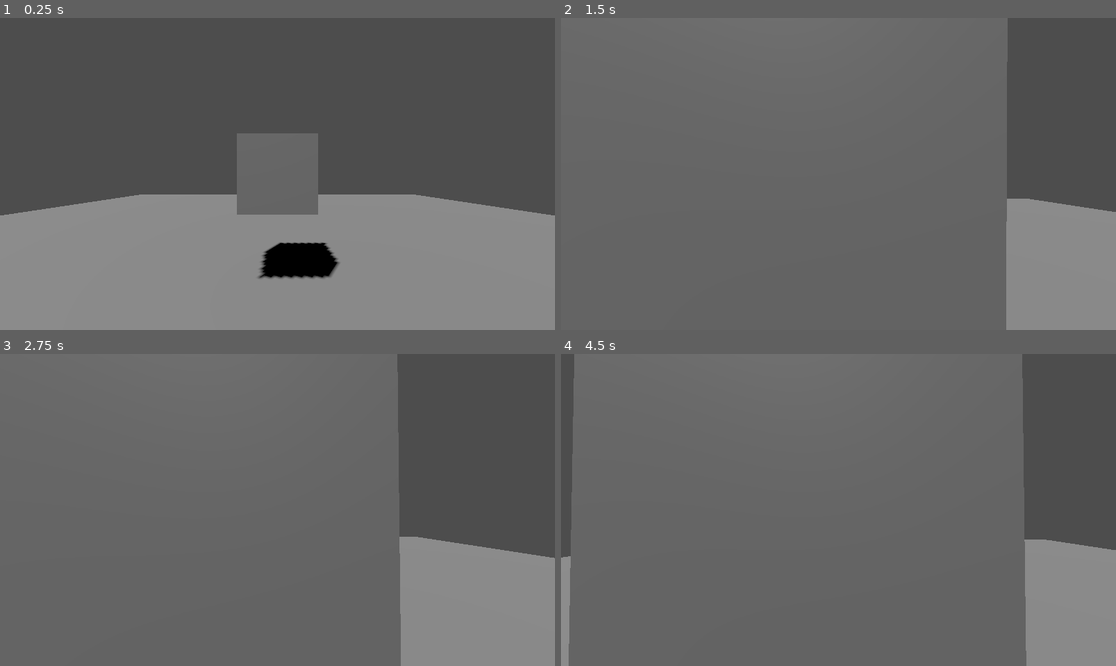
Above: before the commit, frames 1-4 (two rows, left to right).
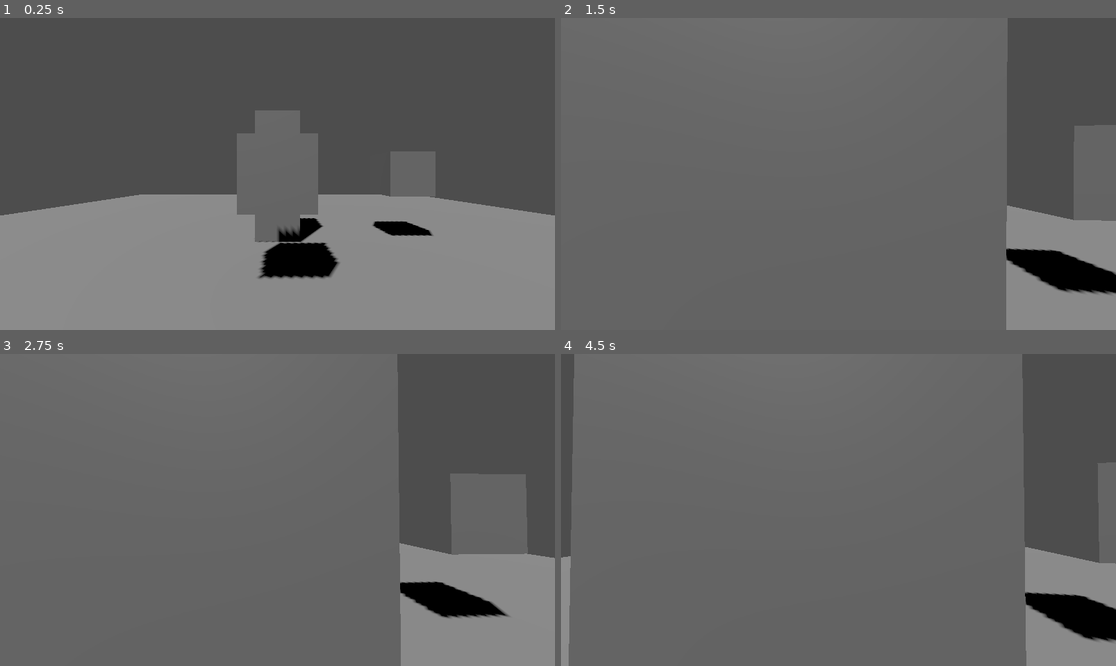
Above: after the commit, the same moments.

Repository: pandaalexlly/project-lumen
Game: Godot game, scene res://scenes/main/main.tscn
Same seed, same stepped clock (60 frames per second), same inputs: the game is played once before the commit and once after it.
Inputs (mouse positions are in pixels of both pictures, inside the frame that each line leads up to):
- Up to frame 1 (0.25 s): no input
- Up to frame 2 (1.5 s): tap Enter at 0.5 s; move the mouse to (866, 174) at 0.52 s; hold E (interact) 0.53-1.28 s; hold W (move_forward) from 0.53 s (still down); click (866, 174) at 0.67 s; tap Space at 1.25 s; move the mouse to (810, 174) at 1.27 s; tap E (interact) at 1.35 s
- Up to frame 3 (2.75 s): keep holding W (move_forward); tap Enter at 2 s; move the mouse to (288, 503) at 2.02 s; hold E (interact) from 2.03 s (still down)
- Up to frame 4 (4.5 s): keep holding W (move_forward); tap Space at 2.75, 4.25 s; move the mouse to (832, 516) at 2.77 s; release E (interact) at 2.78 s; tap E (interact) at 2.85, 4.35 s; click (832, 516) at 2.92 s; tap Enter at 3.5 s; move the mouse to (877, 513) at 3.52 s; hold E (interact) 3.53-4.28 s; move the mouse to (794, 506) at 4.27 s

The runs differ from the first frame. In frame 1, 1.9% of the frame differs, in the area x 45-78%, y 29-72%; in frame 2, 2.5%, in the area x 80-100%, y 57-89%; in frame 3, 1.9%; in frame 4, 2.3%.

Commit message:
feat: add direct observation system

Diff:
--- a/scenes/main/main.tscn
+++ b/scenes/main/main.tscn
@@ -1,7 +1,9 @@
-[gd_scene load_steps=7 format=3]
+[gd_scene load_steps=11 format=3]
 
 [ext_resource type="PackedScene" path="res://scenes/player/player.tscn" id="1_player"]
 [ext_resource type="Script" path="res://tests/manual/interaction_test_object.gd" id="2_interaction_test"]
+[ext_resource type="Script" path="res://scripts/observation/observation_manager.gd" id="3_observation_manager"]
+[ext_resource type="Script" path="res://tests/manual/observation_test_object.gd" id="4_observation_test"]
 
 [sub_resource type="BoxMesh" id="BoxMesh_floor"]
 size = Vector3(20, 0.2, 20)
@@ -12,6 +14,12 @@
 [sub_resource type="BoxMesh" id="BoxMesh_interaction_test"]
 
 [sub_resource type="BoxShape3D" id="BoxShape3D_interaction_test"]
+
+[sub_resource type="BoxMesh" id="BoxMesh_occluder"]
+size = Vector3(1, 3, 1)
+
+[sub_resource type="BoxShape3D" id="BoxShape3D_occluder"]
+size = Vector3(1, 3, 1)
 
 [node name="Main" type="Node3D"]
 
@@ -30,6 +38,10 @@
 [node name="Player" parent="." instance=ExtResource("1_player")]
 position = Vector3(0, 1, 5)
 
+[node name="ObservationManager" type="Node" parent="."]
+script = ExtResource("3_observation_manager")
+primary_camera_path = NodePath("../Player/Head/Camera3D")
+
 [node name="InteractionTestObject" type="Node3D" parent="."]
 position = Vector3(0, 1.6, 2)
 script = ExtResource("2_interaction_test")
@@ -41,3 +53,27 @@
 
 [node name="CollisionShape3D" type="CollisionShape3D" parent="InteractionTestObject/StaticBody3D"]
 shape = SubResource("BoxShape3D_interaction_test")
+
+[node name="ObservationTestObject" type="Node3D" parent="."]
+position = Vector3(3, 1.6, 0)
+script = ExtResource("4_observation_test")
+observation_manager_path = NodePath("../ObservationManager")
+
+[node name="ObservationAnchor" type="Node3D" parent="ObservationTestObject"]
+
+[node name="MeshInstance3D" type="MeshInstance3D" parent="ObservationTestObject"]
+mesh = SubResource("BoxMesh_interaction_test")
+
+[node name="StaticBody3D" type="StaticBody3D" parent="ObservationTestObject"]
+
+[node name="CollisionShape3D" type="CollisionShape3D" parent="ObservationTestObject/StaticBody3D"]
+shape = SubResource("BoxShape3D_interaction_test")
+
+[node name="ObservationOccluder" type="StaticBody3D" parent="."]
+position = Vector3(0, 1.5, 0)
+
+[node name="MeshInstance3D" type="MeshInstance3D" parent="ObservationOccluder"]
+mesh = SubResource("BoxMesh_occluder")
+
+[node name="CollisionShape3D" type="CollisionShape3D" parent="ObservationOccluder"]
+shape = SubResource("BoxShape3D_occluder")
--- /dev/null
+++ b/scripts/observation/observation_manager.gd
@@ -0,0 +1,56 @@
+class_name ObservationManager
+extends Node
+
+@export_node_path("Camera3D") var primary_camera_path: NodePath
+
+@onready var primary_camera: Camera3D = get_node_or_null(primary_camera_path) as Camera3D
+
+var _camera_collision_ancestor: CollisionObject3D
+
+
+func _ready() -> void:
+	_camera_collision_ancestor = _find_camera_collision_ancestor()
+
+
+func is_directly_observed(target_root: Node, observation_anchor: Node3D) -> bool:
+	if not is_instance_valid(primary_camera):
+		return false
+	if not is_instance_valid(target_root) or not is_instance_valid(observation_anchor):
+		return false
+
+	var anchor_position := observation_anchor.global_position
+	if not primary_camera.is_position_in_frustum(anchor_position):
+		return false
+
+	return _has_line_of_sight(target_root, anchor_position)
+
+
+func _has_line_of_sight(target_root: Node, anchor_position: Vector3) -> bool:
+	var query := PhysicsRayQueryParameters3D.create(
+		primary_camera.global_position,
+		anchor_position
+	)
+	if is_instance_valid(_camera_collision_ancestor):
+		query.exclude = [_camera_collision_ancestor.get_rid()]
+
+	var result := primary_camera.get_world_3d().direct_space_state.intersect_ray(query)
+	if result.is_empty():
+		return true
+
+	var collider := result.get("collider") as Node
+	if collider == null:
+		return false
+	return collider == target_root or target_root.is_ancestor_of(collider)
+
+
+func _find_camera_collision_ancestor() -> CollisionObject3D:
+	if not is_instance_valid(primary_camera):
+		return null
+
+	var current_node := primary_camera.get_parent()
+	while current_node != null:
+		if current_node is CollisionObject3D:
+			return current_node as CollisionObject3D
+		current_node = current_node.get_parent()
+
+	return null
--- /dev/null
+++ b/tests/manual/observation_test_object.gd
@@ -0,0 +1,25 @@
+extends Node3D
+
+@export var observation_manager_path: NodePath
+
+@onready var observation_manager: ObservationManager = get_node_or_null(observation_manager_path) as ObservationManager
+@onready var observation_anchor: Node3D = $ObservationAnchor
+
+var _has_observation_state: bool = false
+var _was_observed: bool = false
+
+
+func _physics_process(_delta: float) -> void:
+	if not is_instance_valid(observation_manager):
+		return
+
+	var is_observed := observation_manager.is_directly_observed(self, observation_anchor)
+	if _has_observation_state and is_observed == _was_observed:
+		return
+
+	_has_observation_state = true
+	_was_observed = is_observed
+	if is_observed:
+		print("Observation test: OBSERVED")
+	else:
+		print("Observation test: NOT OBSERVED")
Not shown, added: scripts/observation/observation_manager.gd.uid
Not shown, added: tests/manual/observation_test_object.gd.uid
Not shown, changed: docs/ARCHITECTURE.md
